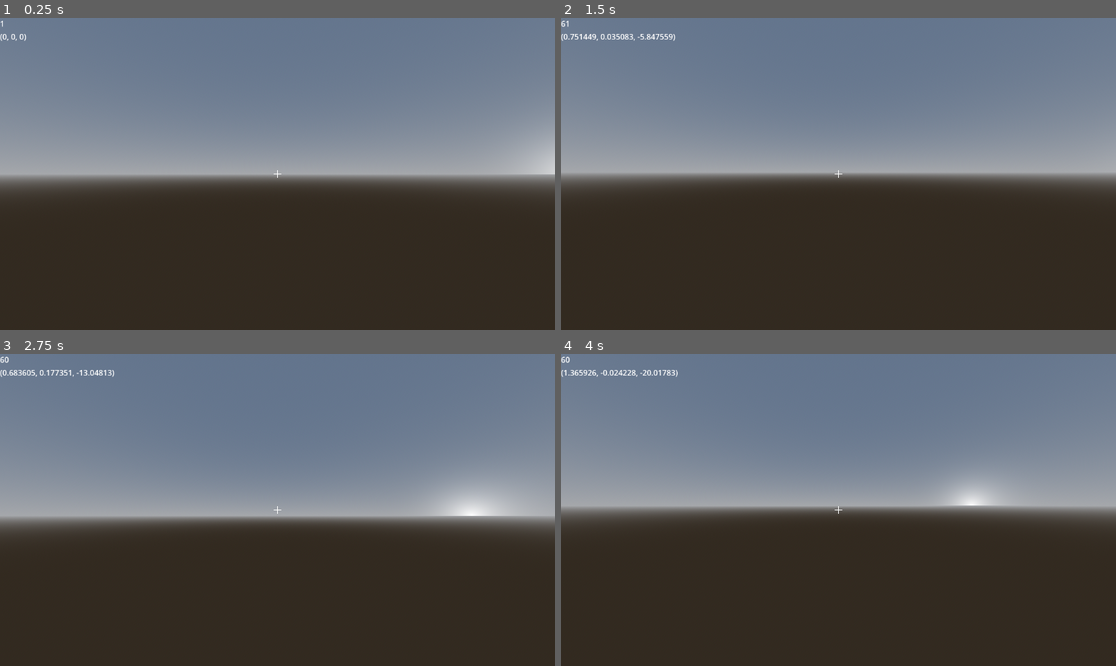
Above: before the commit, frames 1-4 (two rows, left to right).
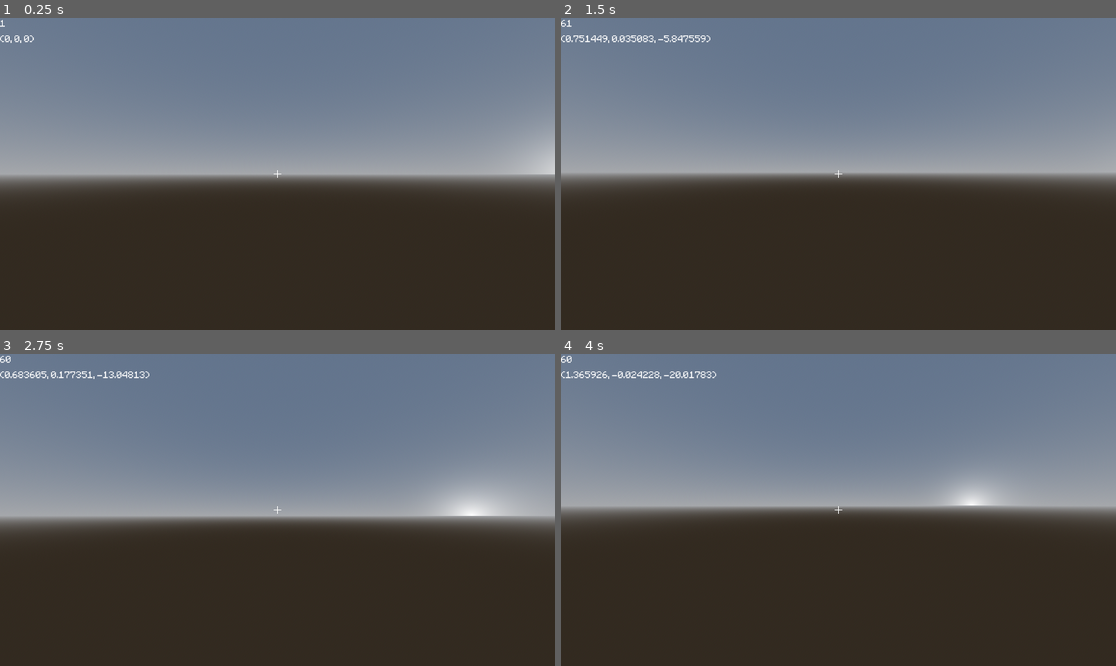
Above: after the commit, the same moments.

Repository: javier-adrian/voxel-gds
Game: Godot game, scene res://level.tscn
Two runs of this game, one before a commit and one after it. Both use one fixed random seed, a clock stepped at 60 frames per second and the inputs below. The project has no main scene, so this scene is started directly.
Inputs (mouse positions are in pixels of both pictures, inside the frame that each line leads up to):
- Up to frame 1 (0.25 s): no input
- Up to frame 2 (1.5 s): tap Enter at 0.5 s; move the mouse to (866, 174) at 0.52 s; hold Shift (Sprint) 0.53-1.28 s; hold W (Forward) from 0.53 s (still down); move the mouse to (810, 174) at 1.27 s; tap Shift (Sprint) at 1.35 s
- Up to frame 3 (2.75 s): keep holding W (Forward); move the mouse to (288, 503) at 2.02 s; hold Shift (Sprint) from 2.03 s (still down)
- Up to frame 4 (4 s): keep holding W (Forward); move the mouse to (832, 516) at 2.77 s; release Shift (Sprint) at 2.78 s; tap Shift (Sprint) at 2.85 s; move the mouse to (877, 513) at 3.52 s; hold Shift (Sprint) from 3.53 s (still down)

The runs differ from the first frame. In frame 1, less than 0.1% of the frame differs, in the area x 0-7%, y 0-9%; in frame 2, 0.4%; in frame 3, 0.4%; in frame 4, 0.4%, in the area x 0-29%, y 0-9%.

Commit message:
change debug info font

Diff:
--- a/level.tscn
+++ b/level.tscn
@@ -1,16 +1,7 @@
-[gd_scene load_steps=9 format=3 uid="uid://ba3pk5tn07ata"]
+[gd_scene load_steps=6 format=3 uid="uid://ba3pk5tn07ata"]
 
-[ext_resource type="Texture2D" uid="uid://iwsanensblec" path="res://assets/prototype-textures/Vector/texture_06.svg" id="1_wp2he"]
 [ext_resource type="PackedScene" uid="uid://bxgiex2boc23g" path="res://player.tscn" id="2_yslca"]
 [ext_resource type="PackedScene" uid="uid://48eek6b47br5" path="res://chunk.tscn" id="3_xwiq5"]
-
-[sub_resource type="StandardMaterial3D" id="StandardMaterial3D_kspoc"]
-albedo_texture = ExtResource("1_wp2he")
-uv1_scale = Vector3(96, 64, 1)
-
-[sub_resource type="BoxMesh" id="BoxMesh_6pnug"]
-material = SubResource("StandardMaterial3D_kspoc")
-size = Vector3(32, 32, 32)
 
 [sub_resource type="ProceduralSkyMaterial" id="ProceduralSkyMaterial_mavbd"]
 
@@ -25,10 +16,6 @@
 
 [node name="Chunk" parent="." instance=ExtResource("3_xwiq5")]
 
-[node name="MeshInstance3D" type="MeshInstance3D" parent="."]
-visible = false
-mesh = SubResource("BoxMesh_6pnug")
-
 [node name="WorldEnvironment" type="WorldEnvironment" parent="."]
 environment = SubResource("Environment_rhxq6")
 
--- a/player.tscn
+++ b/player.tscn
@@ -1,6 +1,7 @@
-[gd_scene load_steps=2 format=3 uid="uid://bxgiex2boc23g"]
+[gd_scene load_steps=3 format=3 uid="uid://bxgiex2boc23g"]
 
 [ext_resource type="Script" path="res://player.gd" id="1_g3lm8"]
+[ext_resource type="FontFile" uid="uid://djycnlo5n88st" path="res://assets/Minecraftia-Regular.ttf" id="2_8ggpf"]
 
 [node name="Player" type="CharacterBody3D" node_paths=PackedStringArray("cam", "coords", "fps")]
 script = ExtResource("1_g3lm8")
@@ -28,9 +29,11 @@
 
 [node name="FPSLabel" type="Label" parent="UserInterface/VBoxContainer"]
 layout_mode = 2
+theme_override_fonts/font = ExtResource("2_8ggpf")
 
 [node name="CoordinateLabel" type="Label" parent="UserInterface/VBoxContainer"]
 layout_mode = 2
+theme_override_fonts/font = ExtResource("2_8ggpf")
 
 [node name="ColorRect2" type="ColorRect" parent="UserInterface"]
 layout_mode = 1
Binary file added: assets/Minecraftia-Regular.ttf
Not shown, added: assets/Minecraftia-Regular.ttf.import
